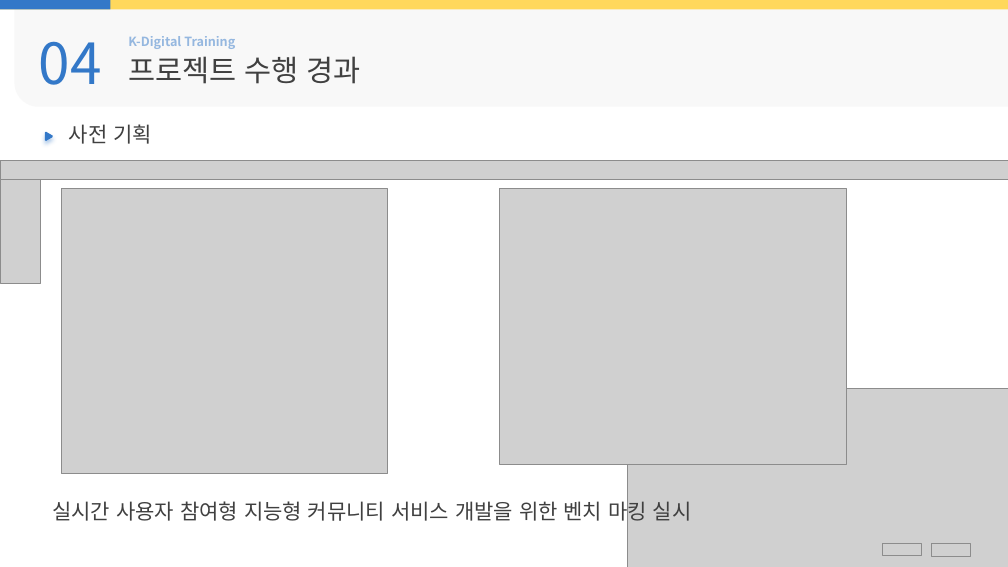
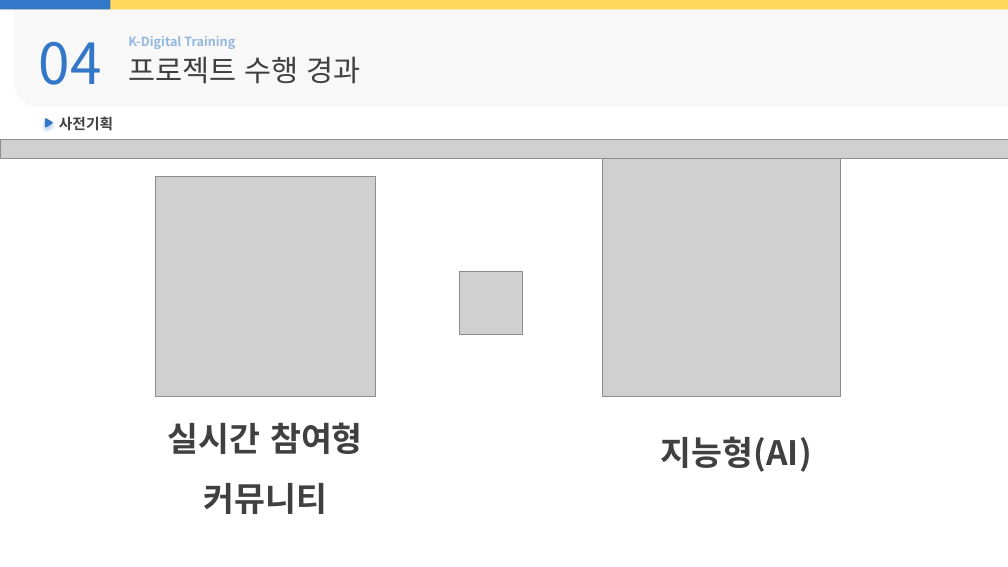
Before and after one commit to ekaxoddltka-source/flaskproject, a slide deck: slide 6 of html변환전/ppt/3.실시간 사용자 참여형 지능형 커뮤니티 서비스.pptx. Drawn at 1008x567 pixels with LibreOffice and Linux fonts; fonts in the diff are those of the drawing; grey boxes stand for pictures; background and template pictures are left out. Boxes give left, top, right and bottom in pixels: in the first picture for what was removed or moved away, otherwise in the second. Text is boxed around its words. In the diff, an @@ line names an element or a change of style, - is before the commit and + after.

```diff
--- a/html변환전/ppt/3.실시간 사용자 참여형 지능형 커뮤니티 서비스.pptx
+++ b/html변환전/ppt/3.실시간 사용자 참여형 지능형 커뮤니티 서비스.pptx
@@ freeform shape: place and size @@
-freeform shape at (45, 132, 53, 141)
+freeform shape at (45, 118, 53, 127)
@@ text at (59, 116, 113, 131): text changed; size 20 to 14 pt; bold on @@
-사전 기획
+사전기획
@@ picture: place and size @@
-picture at (0, 160, 1008, 180)
+picture at (0, 139, 1008, 159)
@@ picture removed at (0, 165, 40, 284) @@
@@ picture added at (156, 176, 375, 395) @@
@@ picture added at (603, 159, 841, 397) @@
@@ picture removed at (61, 189, 387, 474) @@
@@ picture removed at (500, 189, 846, 465) @@
@@ picture added at (460, 271, 523, 335) @@
@@ picture removed at (628, 389, 1008, 567) @@
@@ text added at (168, 422, 363, 514), 32 pt, text #404040, bold @@
+실시간 참여형
+커뮤니티
@@ text added at (661, 436, 812, 472), 32 pt, text #404040, bold @@
+지능형(AI)
@@ text removed at (52, 498, 692, 524) @@
-실시간 사용자 참여형 지능형 커뮤니티 서비스 개발을 위한 벤치 마킹 실시
@@ picture removed at (882, 544, 922, 556) @@
@@ picture removed at (932, 544, 971, 556) @@
```
Also in this commit, not shown: 10 other slides changed, 14 slides added, 10 slides removed, 9 other files.
